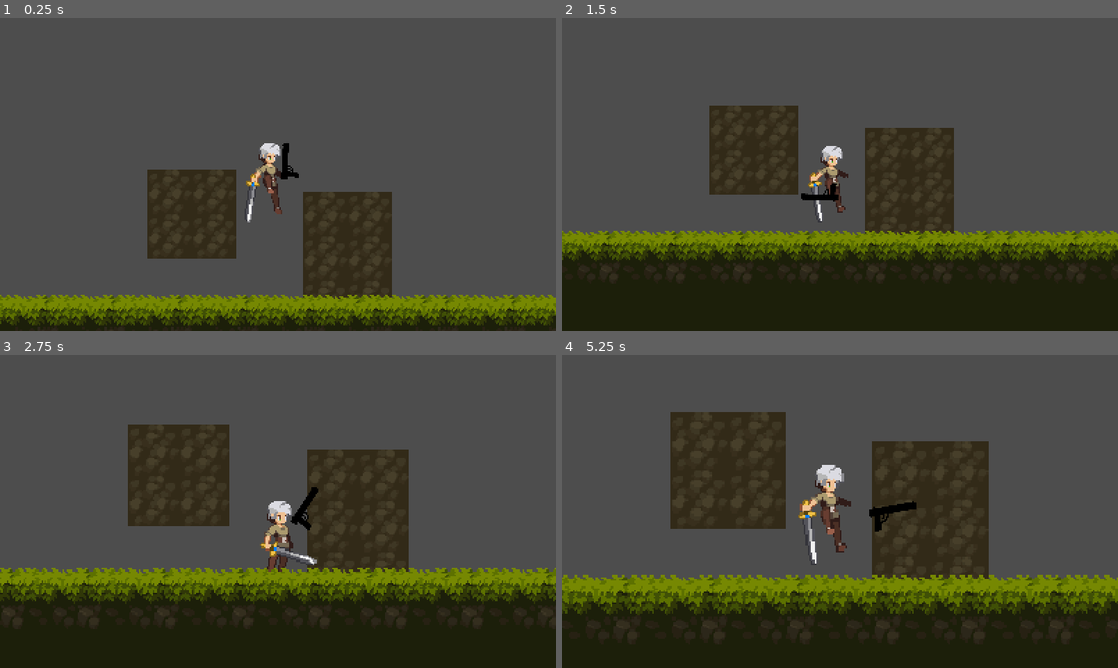
Above: before the commit, frames 1-4 (two rows, left to right).
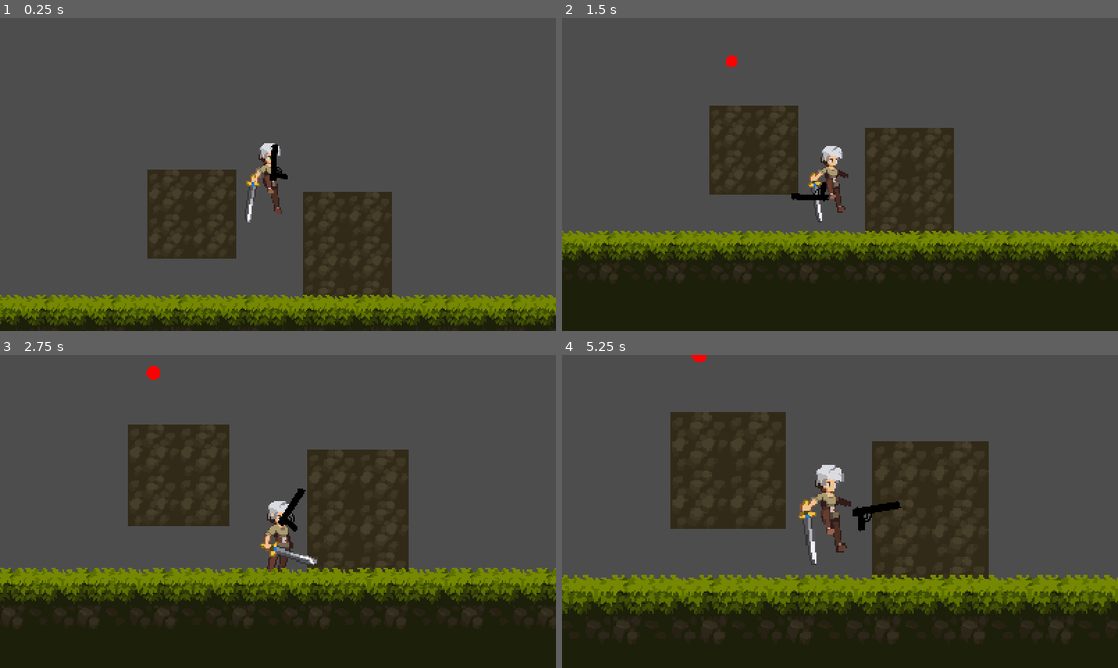
Above: after the commit, the same moments.

Repository: etscheelk/GameTests
Game: Godot game, scene res://Levels/test_level.tscn
Two runs of this game, one before a commit and one after it. Both use one fixed random seed, a clock stepped at 60 frames per second and the inputs below.
Inputs (mouse positions are in pixels of both pictures, inside the frame that each line leads up to):
- Up to frame 1 (0.25 s): no input
- Up to frame 2 (1.5 s): tap Enter (ui_accept) at 0.5, 0.8, 1.35 s; move the mouse to (962, 158) at 0.52 s; hold Right (ui_right) from 0.53 s (still down); click (962, 158) at 0.6 s; tap Space (jump) at 0.77 s; move the mouse to (728, 190) at 1.27 s
- Up to frame 3 (2.75 s): tap Space (jump) at 1.52 s; tap Mouse wheel up (zoomin) at 1.55, 2.1 s; move the mouse to (333, 442) at 2.02 s; release Right (ui_right) at 2.03 s; hold Left (ui_left) from 2.03 s (still down); tap Mouse wheel down (zoomout) at 2.3 s
- Up to frame 4 (5.25 s): move the mouse to (812, 574) at 2.77 s; release Left (ui_left) at 2.78 s; hold Right (ui_right) 2.78-4.28 s; tap Mouse wheel down (zoomout) at 2.85 s; tap Space (jump) at 3.02, 3.77, 4.52 s; click (812, 574) at 3.05 s; move the mouse to (1006, 558) at 3.52 s; click (1006, 558) at 3.6 s; tap Enter (ui_accept) at 3.8, 4.35 s; move the mouse to (673, 464) at 4.27 s; hold Left (ui_left) 4.28-5.03 s; tap Mouse wheel up (zoomin) at 4.55, 5.1 s; move the mouse to (867, 511) at 5.02 s; hold Right (ui_right) from 5.03 s (still down)

The runs differ from the first frame. In frame 1, 0.3% of the frame differs, in the area x 48-54%, y 40-52%; in frame 2, 0.2%; in frame 3, 0.5%, in the area x 26-58%, y 3-57%; in frame 4, 0.5%.
Error after the commit: Parse Error: Class "Bullet" hides a global script class. (res://bullet.gd:2)

Commit message:
Gun shoots correctly now

Diff:
--- a/Bullet.gd
+++ b/Bullet.gd
@@ -1,31 +1,41 @@
-extends RigidBody2D
+extends CharacterBody2D
 class_name Bullet
 
-@export var speed : Vector2 = Vector2(1, 0)
 var lifetime : float = 5
 
-# Called when the node enters the scene tree for the first time.
-func _ready():
+var speed = 100
+var direction : Vector2 = Vector2.ZERO
+
+func spawn(direction : Vector2, position : Vector2):
+	self.direction = direction
+	self.position = position
 	pass
 
-func spawn(pos : Vector2, angle : float):
-	print("Bullet Spawned")
-	position = pos
-	linear_velocity = speed.rotated(angle)
-	pass
+func _physics_process(delta):
+	var col = move_and_collide(delta * direction * speed)
+	lifetime -= delta
+
+	if (lifetime < 0):
+		print("bullet deleted")
+		queue_free()
 
 
 
-#func _physics_process(delta):
-#	lifetime -= delta
-#	if lifetime < 0:
-#		print("bullet deleted")
-#		queue_free()
-
-# Called every frame. 'delta' is the elapsed time since the previous frame.
-func _process(delta):
-	print(position)
-	lifetime -= delta
-	if lifetime < 0:
-		print("bullet deleted")
-		queue_free()
+	# Add the gravity.
+#	if not is_on_floor():
+#		velocity.y += gravity * delta
+#
+#	# Handle Jump.
+#	if Input.is_action_just_pressed("ui_accept") and is_on_floor():
+#		velocity.y = JUMP_VELOCITY
+#
+#	# Get the input direction and handle the movement/deceleration.
+#	# As good practice, you should replace UI actions with custom gameplay actions.
+#	var direction = Input.get_axis("ui_left", "ui_right")
+#	if direction:
+#		velocity.x = direction * SPEED
+#	else:
+#		velocity.x = move_toward(velocity.x, 0, SPEED)
+#
+#	move_and_slide()
+	pass
--- /dev/null
+++ b/Characters/Gun.gd
@@ -0,0 +1,20 @@
+extends Node2D
+
+@onready var collider = $Area2D/CollisionShape2D
+@export var bullet : PackedScene
+@onready var muzzlePosition = $bulletSpawn.position
+
+var aimDirection : Vector2 = Vector2.ZERO
+
+func _process(delta):
+	pass
+
+func _physics_process(delta):
+	aimDirection = position
+	pass
+
+func attack():
+	print("Attacked")
+	var a = bullet.instantiate()
+	get_parent().get_parent().get_parent().add_child(a)
+	a.spawn(aimDirection, to_global(muzzlePosition))
--- a/Characters/Knife.gd
+++ /dev/null
@@ -1,9 +0,0 @@
-extends Node2D
-
-@onready var collider = $Area2D/CollisionShape2D
-@export var bullet : PackedScene
-
-func attack():
-	print("Attacked")
-	var a = bullet.instantiate()
-	a.spawn(to_global(position), position.angle())
--- a/Characters/player.gd
+++ b/Characters/player.gd
@@ -23,9 +23,9 @@
 @onready var animated_sprite : AnimatedSprite2D = $AnimatedSprite2D
 @onready var collider : CollisionShape2D = $CollisionShape2D
 
-@onready var weapon : Node2D = $Weapon
-@onready var actualWeapon = weapon.get_child(0)
-@onready var weaponRadius = weapon.position.length()
+@onready var weaponSlot : Node2D = $Weapon
+@onready var actualWeapon = weaponSlot.get_child(0)
+@onready var weaponRadius = actualWeapon.position.length()
 var mousePos : Vector2
 
 var facingRight : bool = true
@@ -132,7 +132,6 @@
 
 
 	move()
-	move_and_slide()
 	update_animation()
 	update_facing_inputDirection()
 	aimWeapon()
@@ -146,12 +145,13 @@
 	var pos : Vector2 = mousePos.normalized() * weaponRadius
 	var angle = pos.angle()
 
-#	print(angle)
+	actualWeapon.position = pos
+	actualWeapon.rotation = lerp_angle(actualWeapon.rotation, angle, 0.5)
+
+#   Don't use these ones
 #	weapon.position.x = move_toward(weapon.position.x, pos.x, 1.5)
 #	weapon.position.y = move_toward(weapon.position.y, pos.y, 1.5)
-	actualWeapon.position = pos
 #	weapon.rotation = move_toward(weapon.rotation, angle, 0.5)
-	actualWeapon.rotation = lerp_angle(actualWeapon.rotation, angle, 0.5)
 
 
 func move() -> void:
@@ -176,8 +176,7 @@
 		speedDelta = deceleration * deltaFrameTime
 
 	velocity.x = move_toward(velocity.x, desiredVelocity.x, speedDelta)
-
-#	print(velocity)
+	move_and_slide()
 
 func climb() -> void:
 	if wallClimbTimer.is_stopped() and is_on_floor():
@@ -208,10 +207,12 @@
 func update_facing_inputDirection() -> void:
 	if facingRight and inputDirection.x < 0:
 		facingRight = false
-		scale.x *= -1
+#		scale.x *= -1
+		animated_sprite.flip_h = true
 	elif not facingRight and inputDirection.x > 0:
 		facingRight = true
-		scale.x *= -1
+		animated_sprite.flip_h = false
+#		scale.x *= -1
 
 #	print(scale)
 #	if inputDirection.x > 0:
--- a/Characters/player.tscn
+++ b/Characters/player.tscn
@@ -6,9 +6,9 @@
 [ext_resource type="Texture2D" uid="uid://g2mdrvgpr71q" path="res://art/Legacy-Fantasy - High Forest 2.3/Character/Jump-Start/Jump-Start-Sheet.png" id="4_stcce"]
 [ext_resource type="Texture2D" uid="uid://o8hfxmbb41b2" path="res://art/Legacy-Fantasy - High Forest 2.3/Character/Jumlp-All/Jump-All-Sheet.png" id="5_7qxb5"]
 [ext_resource type="Texture2D" uid="uid://bkrek5lmetpv2" path="res://art/Legacy-Fantasy - High Forest 2.3/Character/Run/Run-Sheet.png" id="6_itw0w"]
-[ext_resource type="Script" path="res://Characters/Knife.gd" id="7_53tw5"]
+[ext_resource type="Script" path="res://Characters/Gun.gd" id="7_t2f57"]
 [ext_resource type="Texture2D" uid="uid://8o3edew8as8m" path="res://art/testGun.png" id="8_0faga"]
-[ext_resource type="PackedScene" uid="uid://jp1dq03p2od0" path="res://bullet.tscn" id="8_svjvf"]
+[ext_resource type="PackedScene" uid="uid://bcvb1smrhs1ww" path="res://bullet.tscn" id="8_svjvf"]
 
 [sub_resource type="AtlasTexture" id="AtlasTexture_3ktcx"]
 atlas = ExtResource("1_s1uj8")
@@ -339,16 +339,16 @@
 position = Vector2(8, 3)
 
 [node name="Weapon" type="Node2D" parent="."]
-position = Vector2(8, 0)
 
 [node name="Gun" type="Node2D" parent="Weapon"]
-script = ExtResource("7_53tw5")
+position = Vector2(12, 0)
+script = ExtResource("7_t2f57")
 bullet = ExtResource("8_svjvf")
 
 [node name="TextureRect" type="TextureRect" parent="Weapon/Gun"]
-offset_left = -6.0
+offset_left = -11.0
 offset_top = -21.0
-offset_right = 36.0
+offset_right = 31.0
 offset_bottom = 21.0
 texture = ExtResource("8_0faga")
 expand_mode = 1
@@ -372,6 +372,6 @@
 disabled = true
 
 [node name="bulletSpawn" type="Marker2D" parent="Weapon/Gun"]
-position = Vector2(28, -2)
+position = Vector2(23, -2)
 
 [connection signal="animation_finished" from="AnimatedSprite2D" to="." method="_on_animated_sprite_2d_animation_finished"]
--- a/Levels/Camera.gd
+++ b/Levels/Camera.gd
@@ -10,6 +10,19 @@
 func _ready():
 	pass # Replace with function body.
 
+#func _physics_process(delta):
+#	if Input.is_action_just_released("zoomin"):
+#		currZoom += zoomDelta
+#	if Input.is_action_just_released("zoomout"):
+#		currZoom -= zoomDelta
+#
+#	currZoom = clamp(currZoom, minZoom, maxZoom)
+#
+##	zoom.x = currZoom
+##	zoom.y = currZoom
+#	ProjectSettings.set_setting("display/window/stretch/scale", currZoom)
+#	pass
+
 # Called every frame. 'delta' is the elapsed time since the previous frame.
 func _process(delta):
 	if Input.is_action_just_released("zoomin"):
@@ -21,3 +34,5 @@
 
 	zoom.x = currZoom
 	zoom.y = currZoom
+#	ProjectSettings.set_setting("display/window/stretch/scale", currZoom)
+#	print(ProjectSettings.get_setting("display/window/stretch/scale"))
--- a/Levels/test_level.tscn
+++ b/Levels/test_level.tscn
@@ -51,6 +51,7 @@
 drag_horizontal_enabled = true
 drag_vertical_enabled = true
 script = ExtResource("3_qj7lo")
+minZoom = 0.25
 zoomDelta = 0.15
 
 [connection signal="playerTouchingBackground" from="TileMaps/GroundTileMap" to="Player" method="_on_tile_map_player_touching_background"]
--- a/bullet.tscn
+++ b/bullet.tscn
@@ -1,29 +1,23 @@
-[gd_scene load_steps=4 format=3 uid="uid://jp1dq03p2od0"]
+[gd_scene load_steps=4 format=3 uid="uid://bcvb1smrhs1ww"]
 
-[ext_resource type="Script" path="res://Bullet.gd" id="1_1gst1"]
+[ext_resource type="Script" path="res://bullet.gd" id="1_8edaw"]
 [ext_resource type="Texture2D" uid="uid://2clfs7i1lj41" path="res://art/bullet.png" id="2_xuo45"]
 
-[sub_resource type="CircleShape2D" id="CircleShape2D_q11yy"]
-radius = 2.0
+[sub_resource type="CircleShape2D" id="CircleShape2D_84o4b"]
+radius = 5.0
 
-[node name="Bullet" type="RigidBody2D"]
-script = ExtResource("1_1gst1")
+[node name="Bullet" type="CharacterBody2D"]
+collision_layer = 64
+script = ExtResource("1_8edaw")
+
+[node name="CollisionShape2D" type="CollisionShape2D" parent="."]
+shape = SubResource("CircleShape2D_84o4b")
 
 [node name="TextureRect" type="TextureRect" parent="."]
-anchors_preset = 8
-anchor_left = 0.5
-anchor_top = 0.5
-anchor_right = 0.5
-anchor_bottom = 0.5
-offset_left = -3.0
-offset_top = -3.0
-offset_right = 4.0
-offset_bottom = 4.0
-grow_horizontal = 2
-grow_vertical = 2
-scale = Vector2(0.857648, 0.857648)
+offset_left = -8.0
+offset_top = -8.0
+offset_right = 32.0
+offset_bottom = 32.0
+scale = Vector2(0.4, 0.4)
 texture = ExtResource("2_xuo45")
 expand_mode = 1
-
-[node name="CollisionShape2D" type="CollisionShape2D" parent="."]
-shape = SubResource("CircleShape2D_q11yy")
--- a/project.godot
+++ b/project.godot
@@ -74,6 +74,7 @@
 [layer_names]
 
 2d_physics/layer_6="weapon"
+2d_physics/layer_7="playerDamageSource"
 
 [physics]
 
